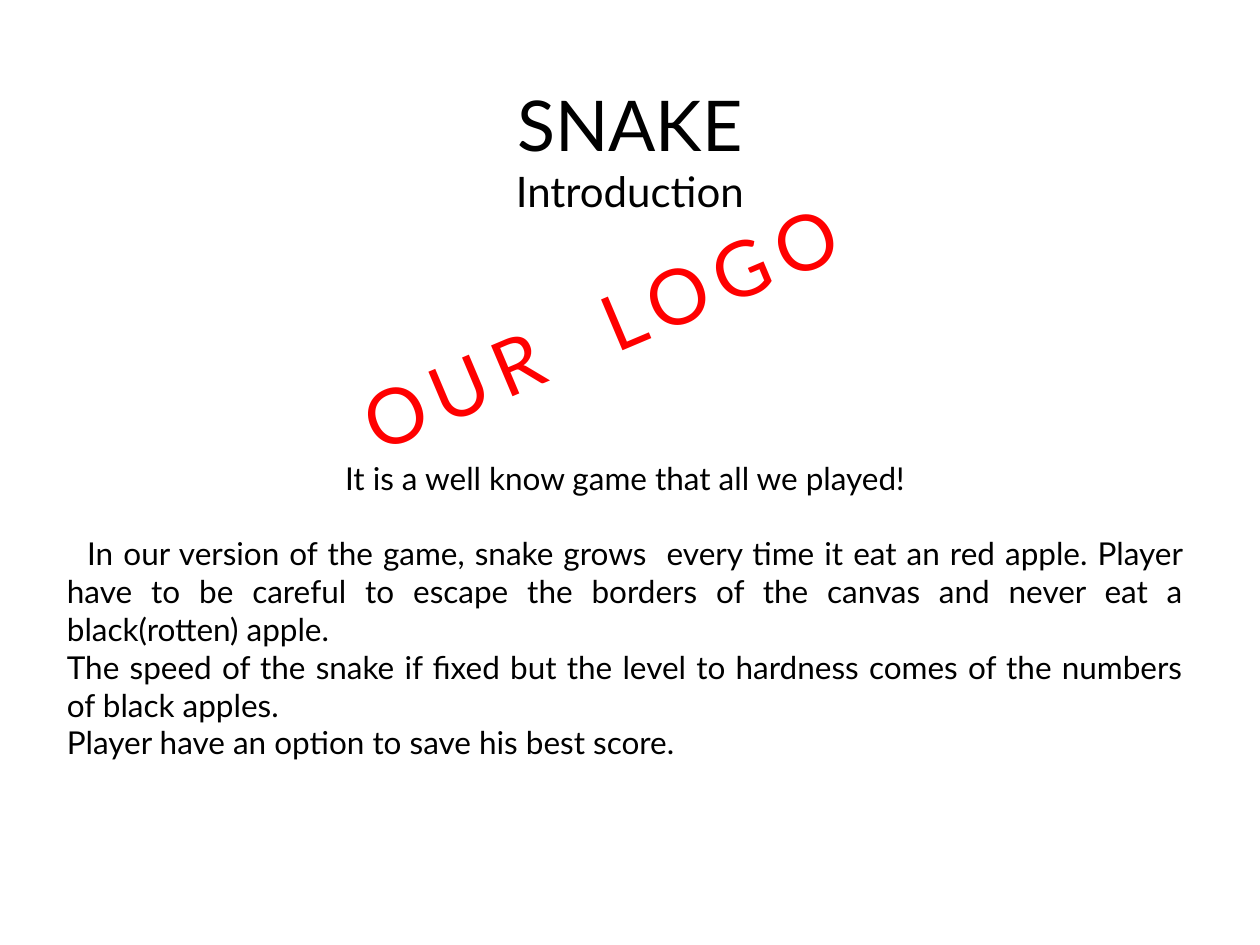
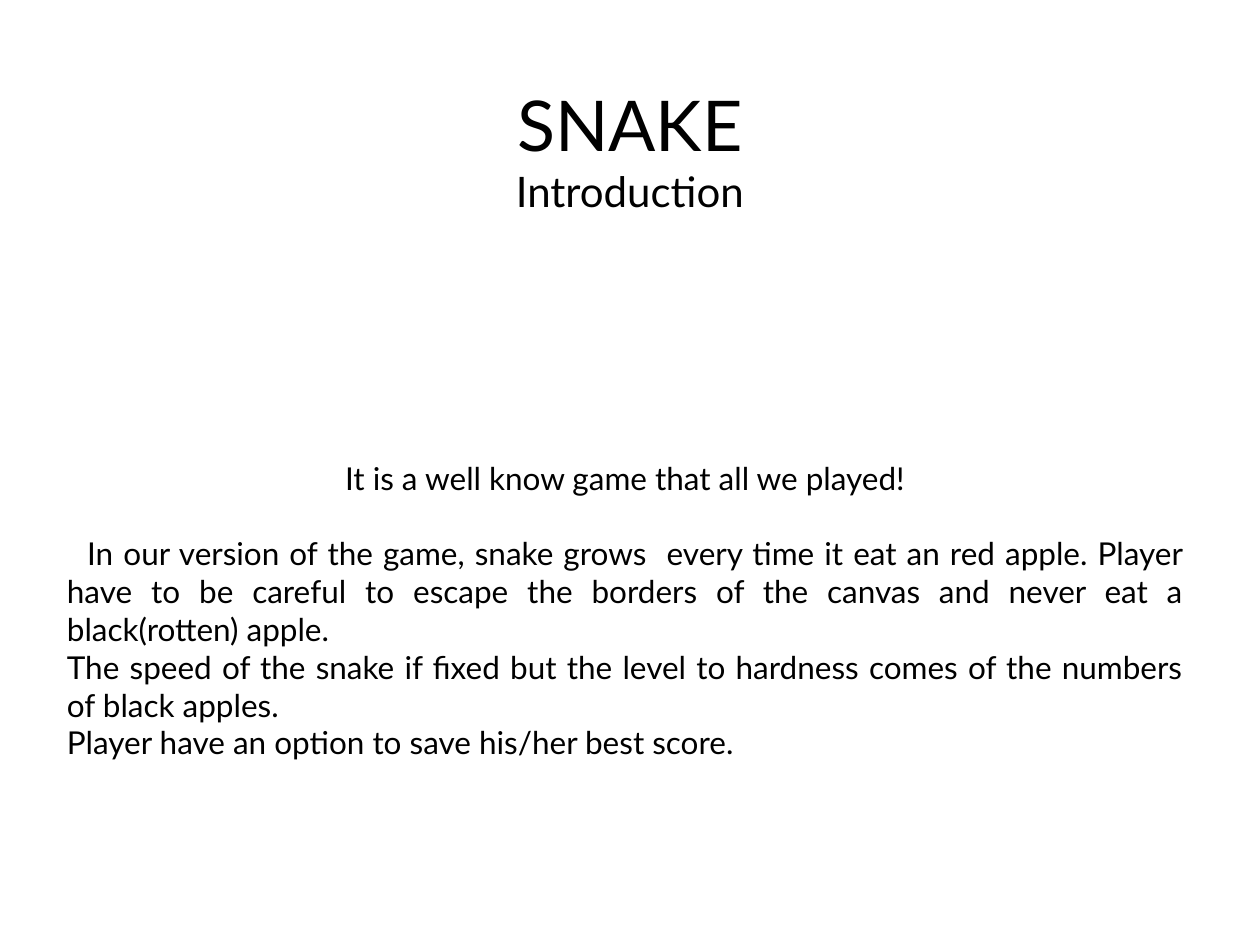
Before and after one commit to IvanKrastev/-Snake-Teamwork-Project--Team-Stonehenge, a slide deck: slide 1 of Snake/Presentation.pptx. Drawn at 1260x945 pixels with LibreOffice and Linux fonts; fonts in the diff are those of the drawing; background and template pictures are left out. Boxes give left, top, right and bottom in pixels: in the first picture for what was removed or moved away, otherwise in the second. Text is boxed around its words. In the diff, an @@ line names an element or a change of style, - is before the commit and + after.

```diff
--- a/Snake/Presentation.pptx
+++ b/Snake/Presentation.pptx
@@ text removed at <box>269,147,931,508</box> @@
-OUR LOGO
@@ text at <box>67,730,733,760</box>: text changed @@
-Player have an option to save his best score.
+Player have an option to save his/her best score.
```
Also in this commit, not shown: 1 other slide changed.
